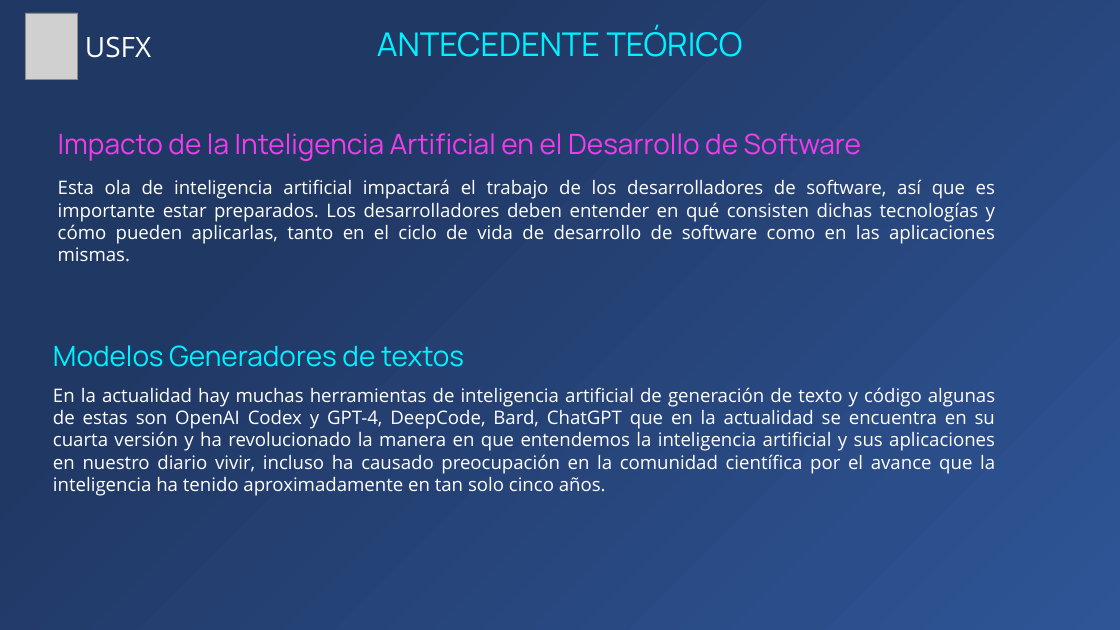
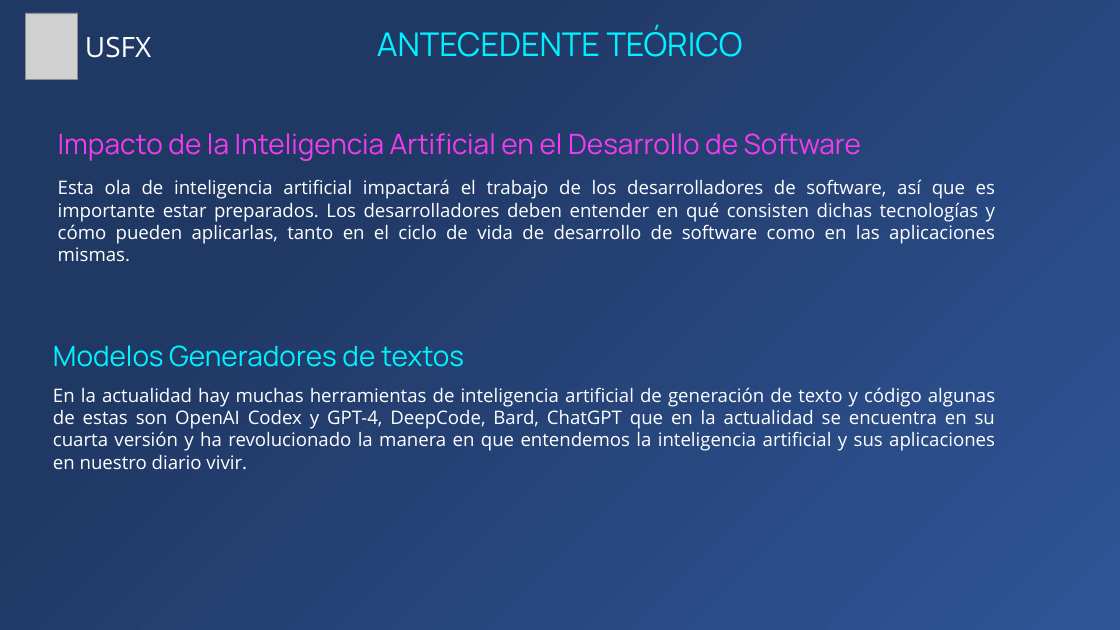
Before and after one commit to Zelechos/Generador-Css, a slide deck: slide 23 of documents/Presentación de Perfil - Modelo Generador CSS.pptx (slide 24 before the commit). Drawn at 1120x630 pixels with LibreOffice and Linux fonts; fonts in the diff are those of the drawing; grey boxes stand for pictures. Boxes give left, top, right and bottom in pixels: in the first picture for what was removed or moved away, otherwise in the second. Text is boxed around its words. In the diff, an @@ line names an element or a change of style, - is before the commit and + after.

```diff
--- a/documents/Presentación de Perfil - Modelo Generador CSS.pptx
+++ b/documents/Presentación de Perfil - Modelo Generador CSS.pptx
@@ text at (x1=53, y1=387, x2=995, y2=470): text changed @@
-En la actualidad hay muchas herramientas de inteligencia artificial de generación de texto y código algunas de estas son OpenAI Codex y GPT-4, DeepCode, Bard, ChatGPT que en la actualidad se encuentra en su cuarta versión y ha revolucionado la manera en que entendemos la inteligencia artificial y sus aplicaciones en nuestro diario vivir, incluso ha causado preocupación en la comunidad científica por el avance que la inteligencia ha tenido aproximadamente en tan solo cinco años.
+En la actualidad hay muchas herramientas de inteligencia artificial de generación de texto y código algunas de estas son OpenAI Codex y GPT-4, DeepCode, Bard, ChatGPT que en la actualidad se encuentra en su cuarta versión y ha revolucionado la manera en que entendemos la inteligencia artificial y sus aplicaciones en nuestro diario vivir.
```
Also in this commit, not shown: 16 other slides changed, 1 slide added, 7 slides removed, 1 other file.
